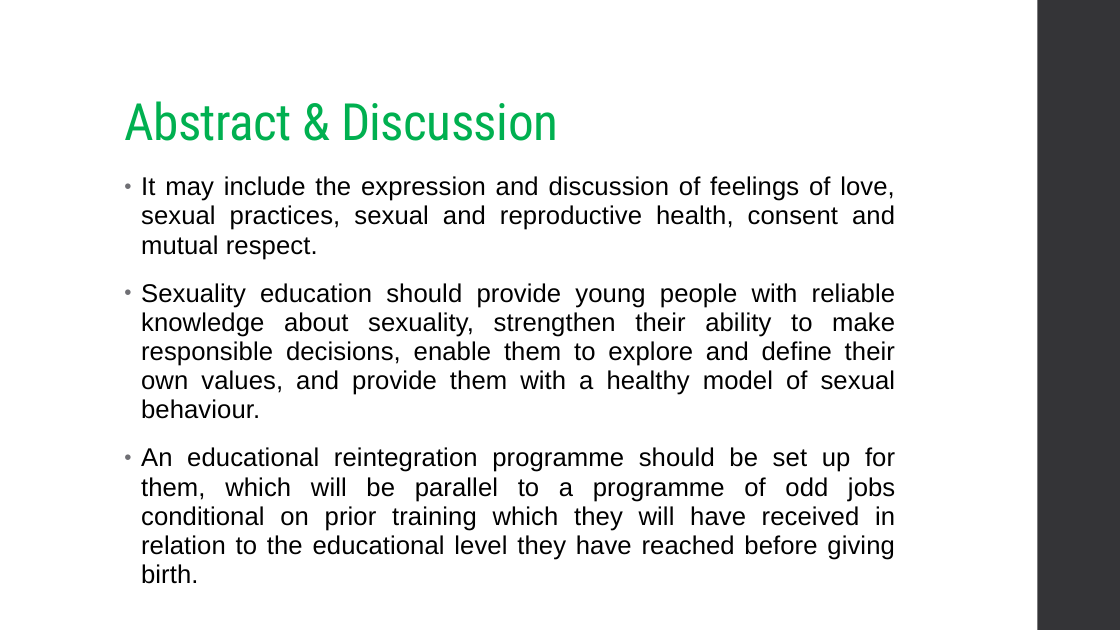
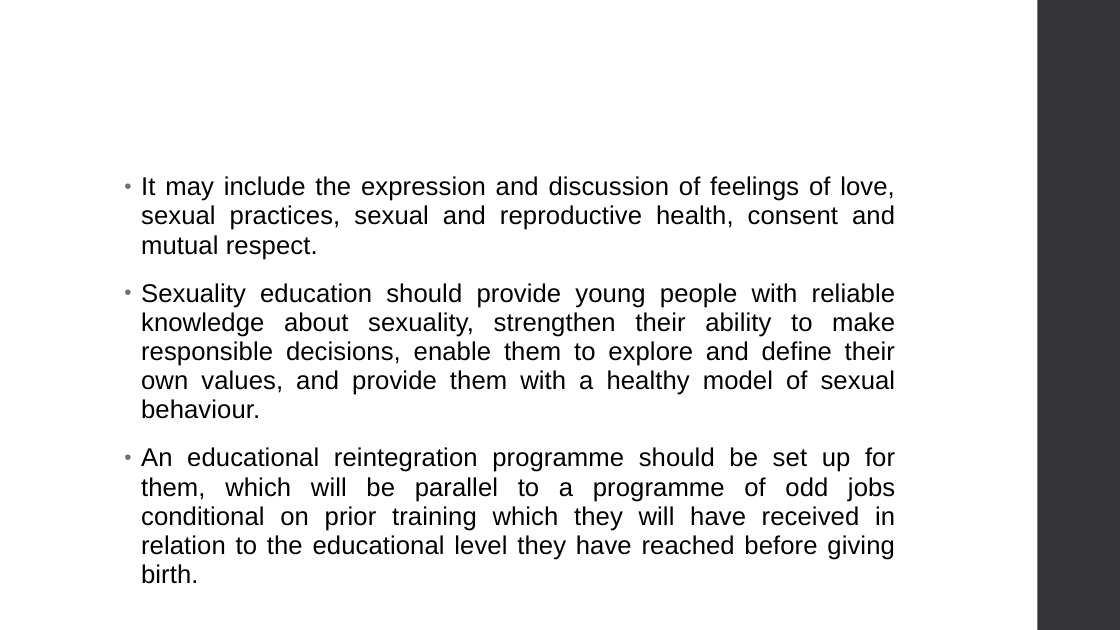
Before and after one commit to Maickery/Child_of_change, a slide deck: slide 20 of Result/Presentation.pptx (slide 16 before the commit). Drawn at 1120x630 pixels with LibreOffice and Linux fonts; fonts in the diff are those of the drawing. Boxes give left, top, right and bottom in pixels: in the first picture for what was removed or moved away, otherwise in the second. Text is boxed around its words. In the diff, an @@ line names an element or a change of style, - is before the commit and + after.

```diff
--- a/Result/Presentation.pptx
+++ b/Result/Presentation.pptx
@@ title removed at bbox=[124, 101, 558, 141] @@
-Abstract & Discussion
```
Also in this commit, not shown: 11 other slides changed, 8 slides added, 3 slides removed, 2 other files.
